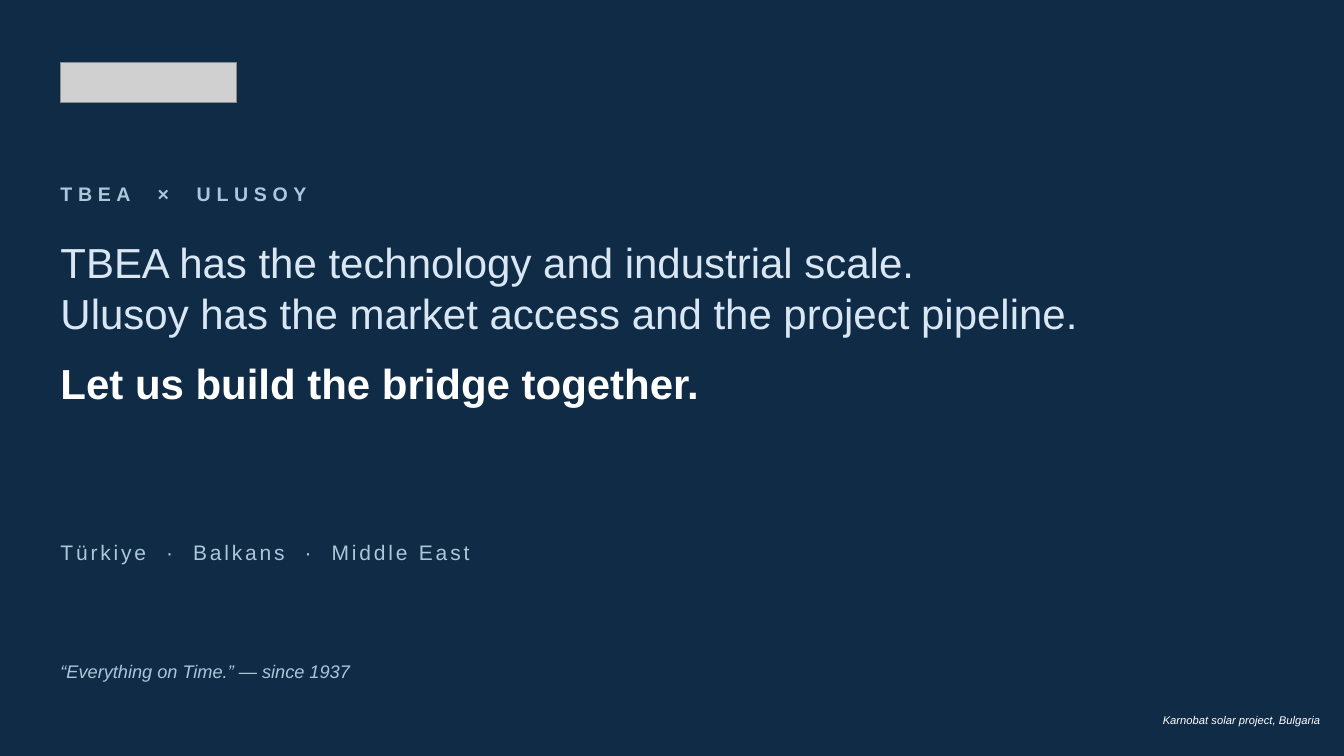
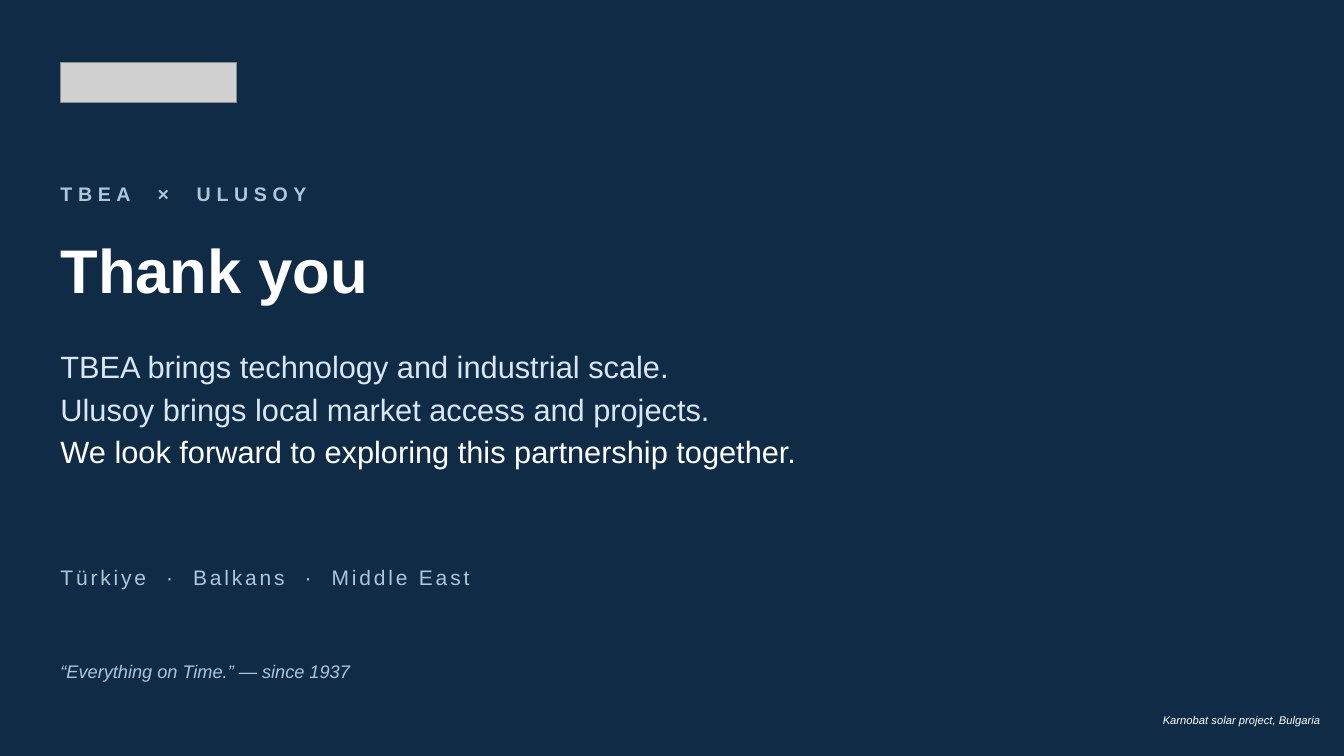
Before and after one commit to taimoorRazi/MultiTransformer, a slide deck: slide 54 of TBEA_HQ_Partnership_v2/Ulusoy - TBEA Partnership.pptx (slide 58 before the commit). Drawn at 1344x756 pixels with LibreOffice and Linux fonts; fonts in the diff are those of the drawing; grey boxes stand for pictures; background and template pictures are left out. Boxes give left, top, right and bottom in pixels: in the first picture for what was removed or moved away, otherwise in the second. Text is boxed around its words. In the diff, an @@ line names an element or a change of style, - is before the commit and + after.

```diff
--- a/TBEA_HQ_Partnership_v2/Ulusoy - TBEA Partnership.pptx
+++ b/TBEA_HQ_Partnership_v2/Ulusoy - TBEA Partnership.pptx
@@ text added at (60,248,368,305), 44 pt, text #FFFFFF, bold @@
+Thank you
@@ text at (60,355,796,469): text changed; size 30 to 22 pt @@
-TBEA has the technology and industrial scale.
-Ulusoy has the market access and the project pipeline.
-Let us build the bridge together.
+TBEA brings technology and industrial scale.
+Ulusoy brings local market access and projects.
+We look forward to exploring this partnership together.
@@ text "Türkiye · Balkans · Middle ...": place and size @@
-text "Türkiye · Balkans · Middle ..." at (60,545,469,564)
+text "Türkiye · Balkans · Middle ..." at (60,570,469,589)
```
Also in this commit, not shown: 25 other slides changed, 1 slide added, 5 slides removed, 17 other files.
